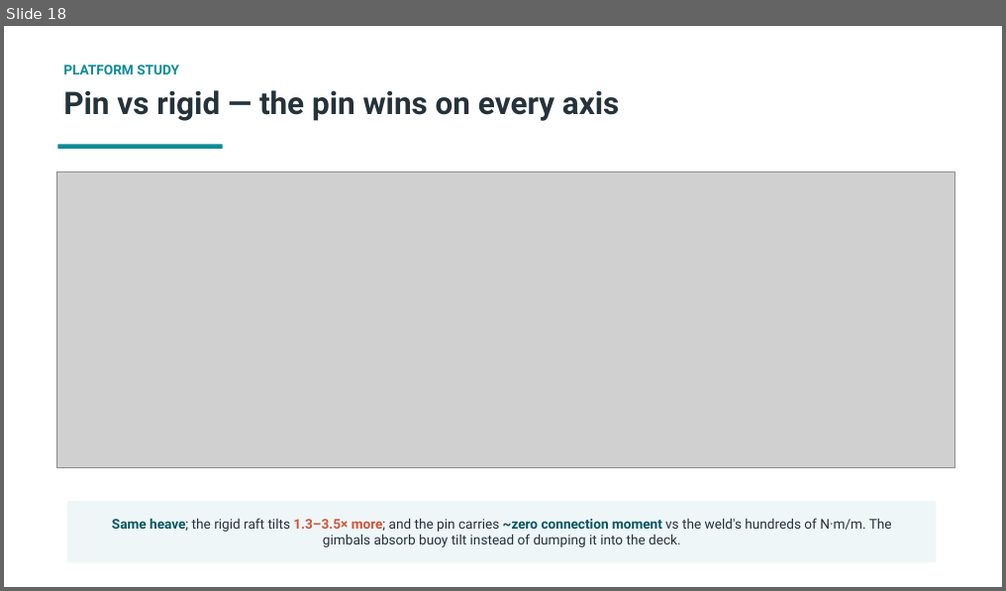
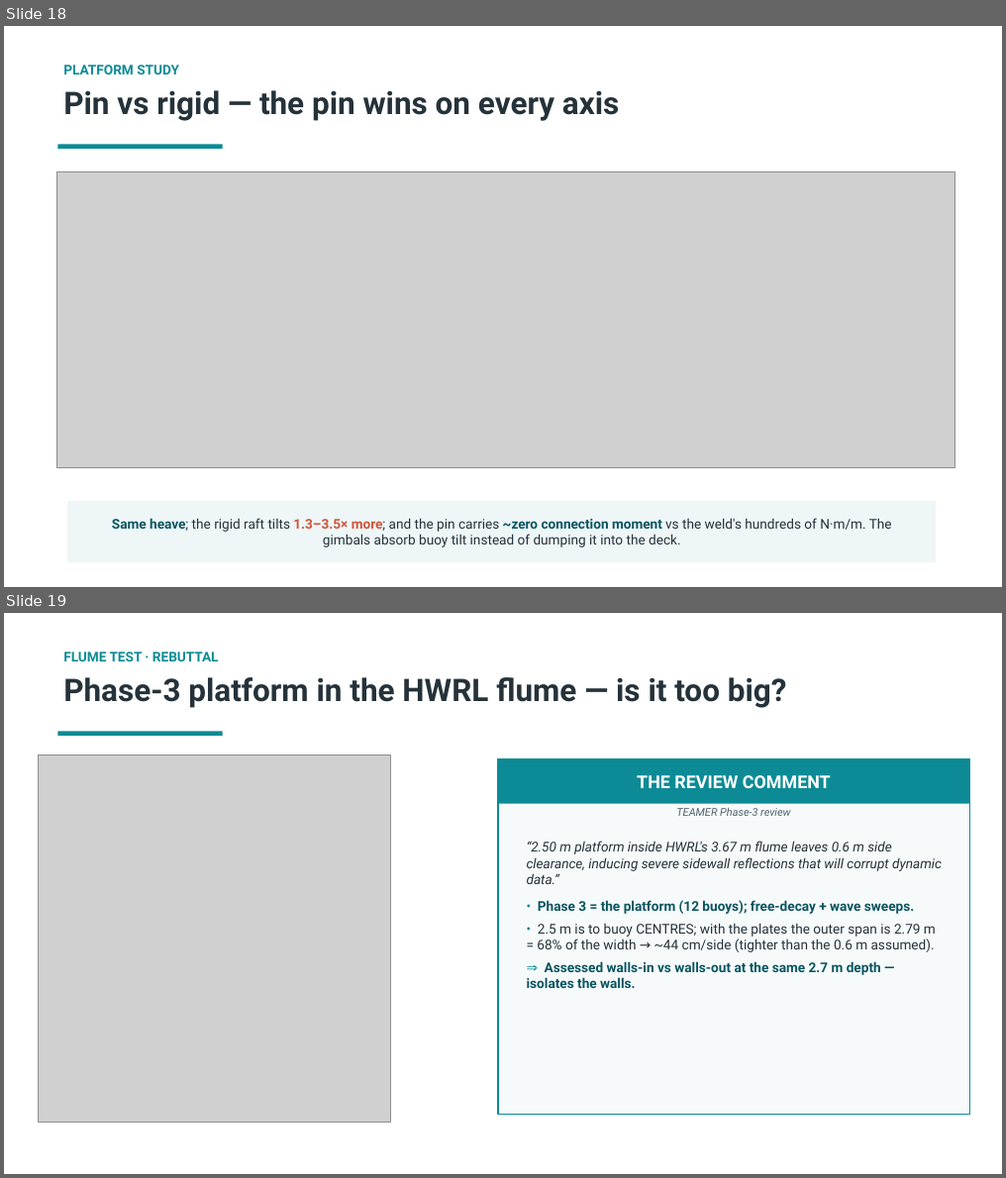
Before and after one commit to xabi80/HSP, a slide deck: studies/osu-test-buoy/Capytaine_analysis_OSU_buoy.pptx. Shown one above the other, each under a label of ours: slide 18 before the commit, slides 18 and 19 after it. The pictures are 1006x591 and 1006x1178 pixels, drawn with LibreOffice and Linux fonts; fonts in the diff are those of the drawing; grey boxes stand for pictures. Boxes give left, top, right and bottom in pixels: in the first picture for what was removed or moved away, otherwise in the second. Text is boxed around its words. In the diff, an @@ line names an element or a change of style, - is before the commit and + after.

```diff
--- a/studies/osu-test-buoy/Capytaine_analysis_OSU_buoy.pptx
+++ b/studies/osu-test-buoy/Capytaine_analysis_OSU_buoy.pptx
@@ slide 19 added at (x1=4, y1=613, x2=1002, y2=1174), background #FFFFFF @@
@@ text added at (x1=63, y1=652, x2=219, y2=662), 13 pt, text #0C8B96, bold @@
+FLUME TEST · REBUTTAL
@@ text added at (x1=63, y1=677, x2=787, y2=708), 30 pt, text #25323A, bold @@
+Phase-3 platform in the HWRL flume — is it too big?
@@ rectangle added at (x1=57, y1=731, x2=223, y2=736), fill #0C8B96 @@
@@ picture added at (x1=38, y1=756, x2=390, y2=1122) @@
@@ rectangle added at (x1=498, y1=759, x2=969, y2=1115), fill #F7FAFB, outline #0C8B96 1.25 pt @@
@@ rectangle added at (x1=498, y1=759, x2=969, y2=804), fill #0C8B96, 17 pt, text #FFFFFF, bold @@
+THE REVIEW COMMENT
@@ text added at (x1=676, y1=808, x2=790, y2=816), 10.5 pt, text #54636D, italic @@
+TEAMER Phase-3 review
@@ text added at (x1=527, y1=841, x2=942, y2=988), 13 pt, text #25323A @@
+“2.50 m platform inside HWRL's 3.67 m flume leaves 0.6 m side clearance, inducing severe sidewall reflections that will corrupt dynamic data.”
+• Phase 3 = the platform (12 buoys); free-decay + wave sweeps.
+• 2.5 m is to buoy CENTRES; with the plates the outer span is 2.79 m = 68% of the width → ~44 cm/side (tighter than the 0.6 m assumed).
+⇒ Assessed walls-in vs walls-out at the same 2.7 m depth — isolates the walls.
```
Also in this commit, not shown: 1 other slide added, 13 other files.
